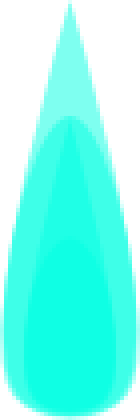
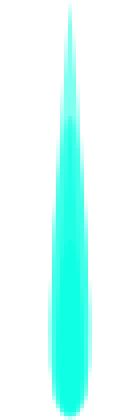
The second 140px x 420px image is a revision of the first. Changes to its layers:
painted on "attack" over [0, 0, 140, 420]
painted on "set" over [0, 116, 140, 420]
